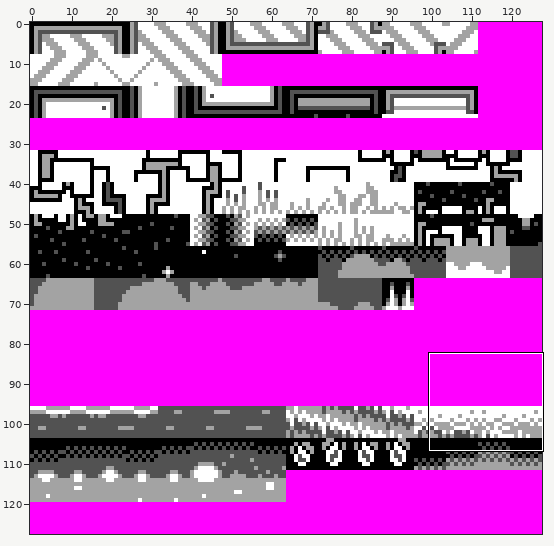
Sprite sheet, stored at src/data/ext/tiles.bg.png. Above, an overview of the earlier version with the close-up marked.
Close-up. The starting point:
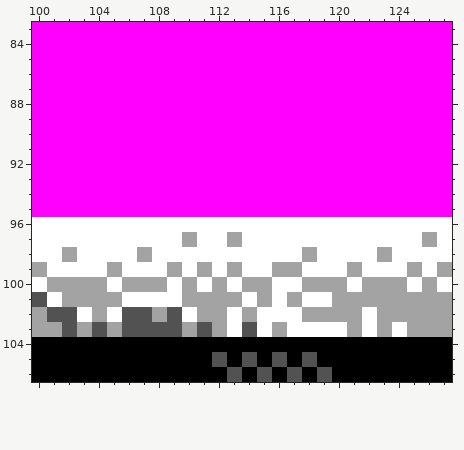
The file is 128x128 pixels. Shown: x 100..127, y 83..106.
New version:
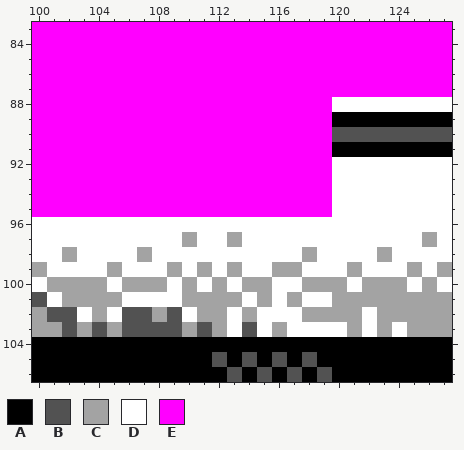
Palette (. is transparent): A #000000  B #525252  C #a3a3a3  D #ffffff  E #ff00ff
From old to new:
@@ x 118..127 @@
  87 EEEEEEEEEE
- 88 EEEEEEEEEE
- 89 EEEEEEEEEE
- 90 EEEEEEEEEE
- 91 EEEEEEEEEE
- 92 EEEEEEEEEE
- 93 EEEEEEEEEE
- 94 EEEEEEEEEE
- 95 EEEEEEEEEE
+ 88 EEDDDDDDDD
+ 89 EEAAAAAAAA
+ 90 EEBBBBBBBB
+ 91 EEAAAAAAAA
+ 92 EEDDDDDDDD
+ 93 EEDDDDDDDD
+ 94 EEDDDDDDDD
+ 95 EEDDDDDDDD
  96 DDDDDDDDDD
Changed places in both close-ups, as pixel boxes (x1, y1, x2, y2):
changed: (332, 97, 452, 217)
